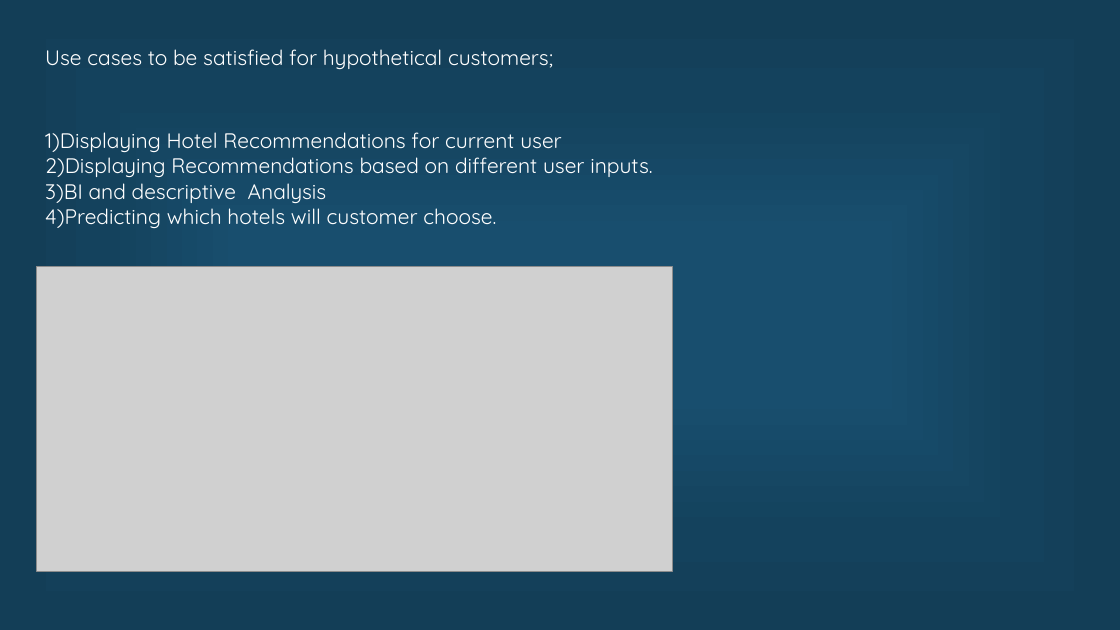
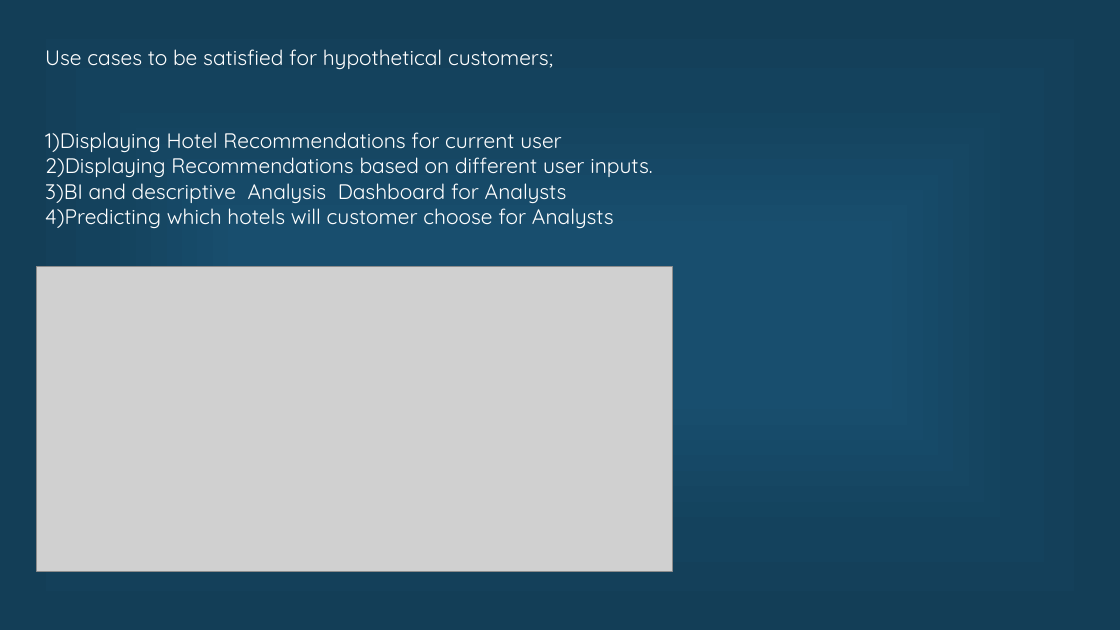
Before and after one commit to Ruchi2729/Scala-Final-Project, a slide deck: slide 2 of Final pre.pptx. Drawn at 1120x630 pixels with LibreOffice and Linux fonts; fonts in the diff are those of the drawing; grey boxes stand for pictures. Boxes give left, top, right and bottom in pixels: in the first picture for what was removed or moved away, otherwise in the second. Text is boxed around its words. In the diff, an @@ line names an element or a change of style, - is before the commit and + after.

Commit message:
Latest Changes

```diff
--- a/Final pre.pptx
+++ b/Final pre.pptx
@@ text at bbox=[45, 183, 614, 228]: text changed @@
-3)BI and descriptive Analysis
-4)Predicting which hotels will customer choose.
+3)BI and descriptive Analysis Dashboard for Analysts
+4)Predicting which hotels will customer choose for Analysts
```
